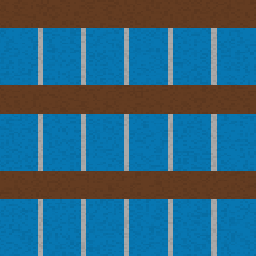
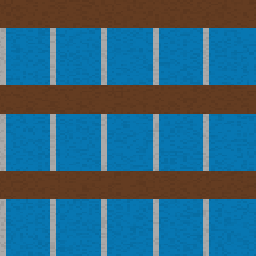
Before/after of a w=256, h=256 layered artwork. What changed in the layer stack:
painted on "Layer 8" over [0, 0, 250, 256]
renamed "Layer 9" to "Layer 10", painted on it over [0, 0, 217, 256]
